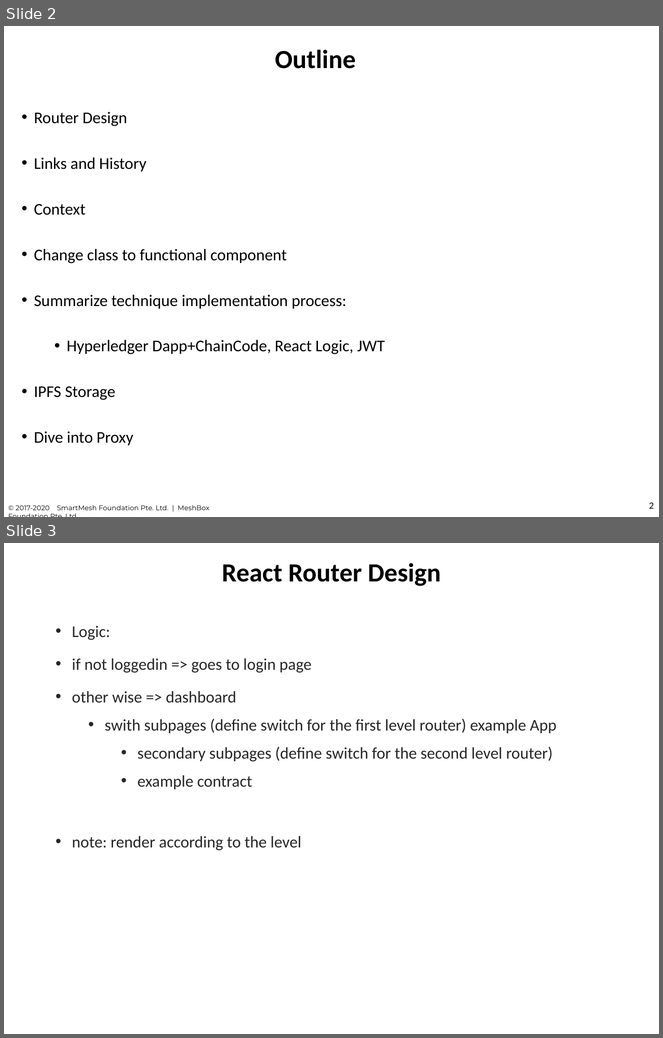
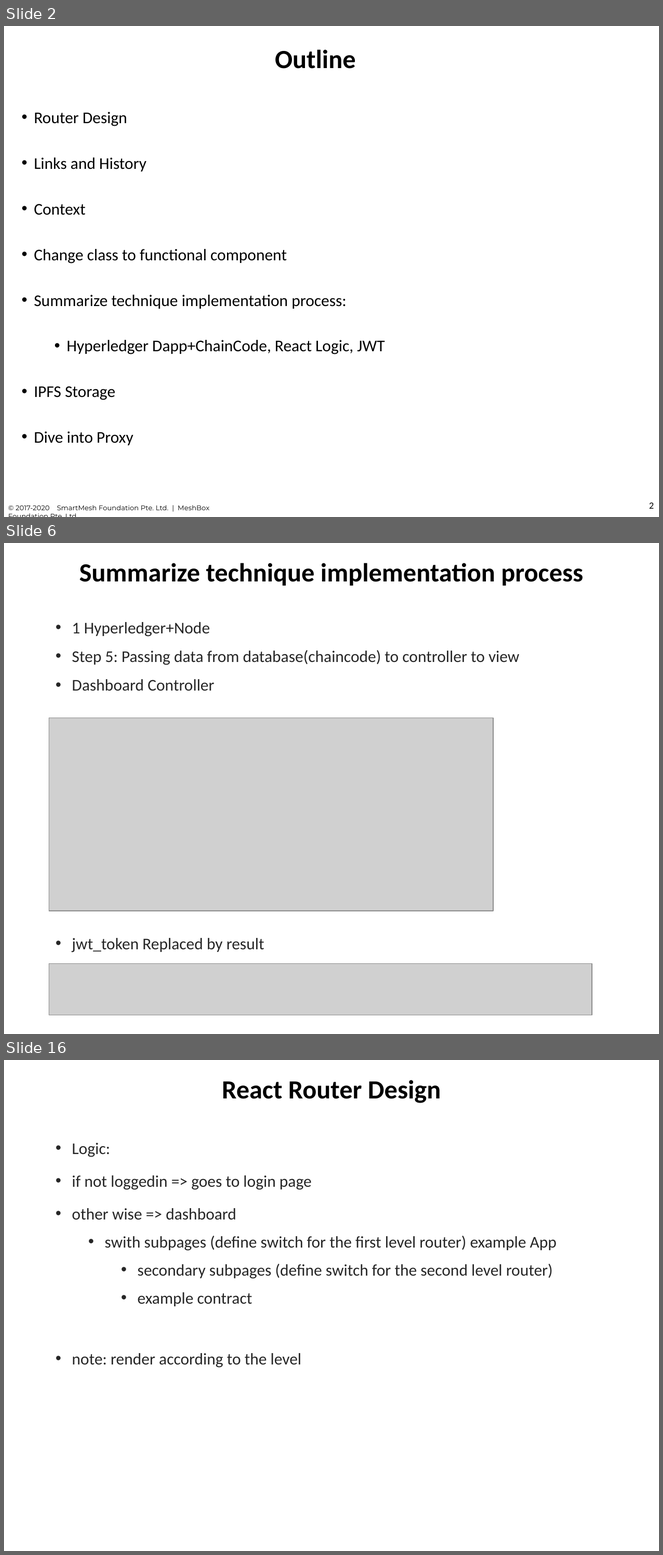
Before and after one commit to chuacw/SGUS-Slides, a slide deck: BCI - Day13 - Reactjs 2 Web3.pptx. Shown one above the other, each under a label of ours: slides 2 and 3 before the commit, slides 2, 6 and 16 after it; the slides between them are not shown. The pictures are 663x1038 and 663x1555 pixels, drawn with LibreOffice and Linux fonts; fonts in the diff are those of the drawing; grey boxes stand for pictures. Boxes give left, top, right and bottom in pixels: in the first picture for what was removed or moved away, otherwise in the second. Text is boxed around its words. In the diff, an @@ line names an element or a change of style, - is before the commit and + after.

```diff
--- a/BCI - Day13 - Reactjs 2 Web3.pptx
+++ b/BCI - Day13 - Reactjs 2 Web3.pptx
@@ slide 6 added at (4,543,659,1034), background #FFFFFF @@
@@ title added at (79,563,583,586), 28.8 pt, text #000000, bold @@
+Summarize technique implementation process
@@ text added at (72,622,519,953), 18 pt, text #262626 @@
+• 1 Hyperledger+Node
+• Step 5: Passing data from database(chaincode) to controller to view
+• Dashboard Controller
+• jwt_token Replaced by result
@@ picture added at (49,718,493,911) @@
@@ picture added at (49,964,592,1015) @@
@@ what was slide 3 is now slide 16 @@
```
Also in this commit, not shown: 1 slide changed, 16 other slides added, 2 slides removed.
